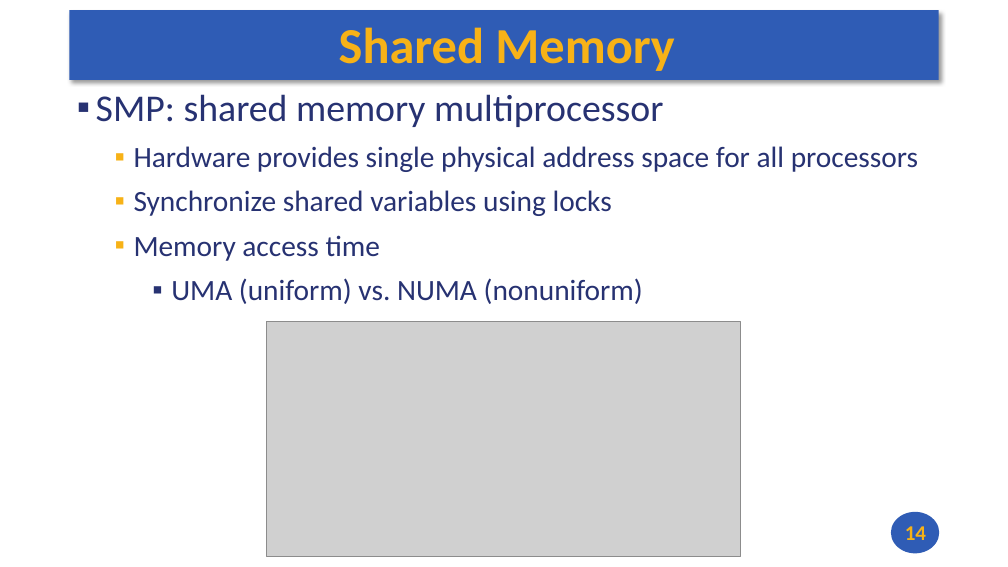
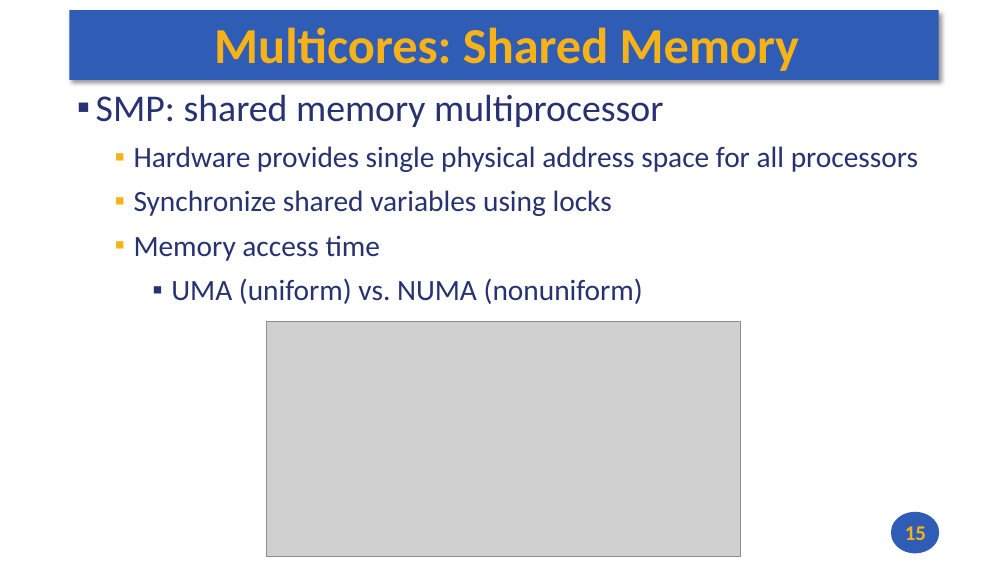
Before and after one commit to andrewt0301/hse-acos-course, a slide deck: slide 15 of docs/part1ca/14_TLP/CA_Lecture_14.pptx (slide 14 before the commit). Drawn at 1008x567 pixels with LibreOffice and Linux fonts; fonts in the diff are those of the drawing; grey boxes stand for pictures. Boxes give left, top, right and bottom in pixels: in the first picture for what was removed or moved away, otherwise in the second. Text is boxed around its words. In the diff, an @@ line names an element or a change of style, - is before the commit and + after.

```diff
--- a/docs/part1ca/14_TLP/CA_Lecture_14.pptx
+++ b/docs/part1ca/14_TLP/CA_Lecture_14.pptx
@@ title at (214,27,799,71): text changed @@
-Shared Memory
+Multicores: Shared Memory
@@ page number at (905,526,926,540): text changed @@
-14
+15
```
Also in this commit, not shown: 11 other slides changed, 3 slides added, 2 other files.
